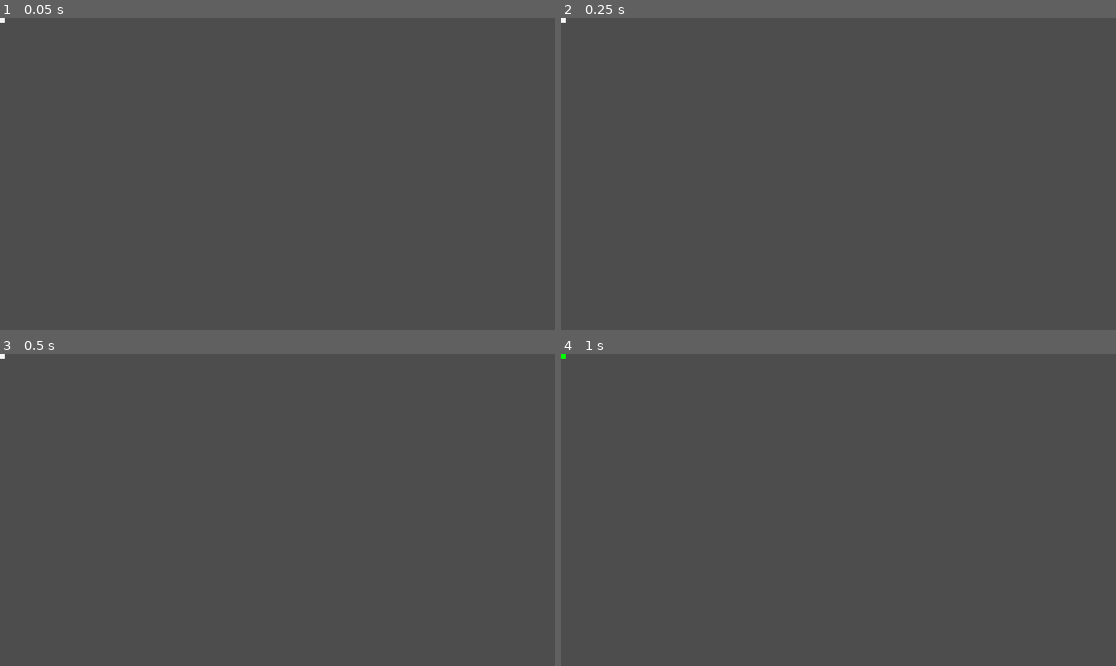
Above: before the commit, frames 1-4 (two rows, left to right).
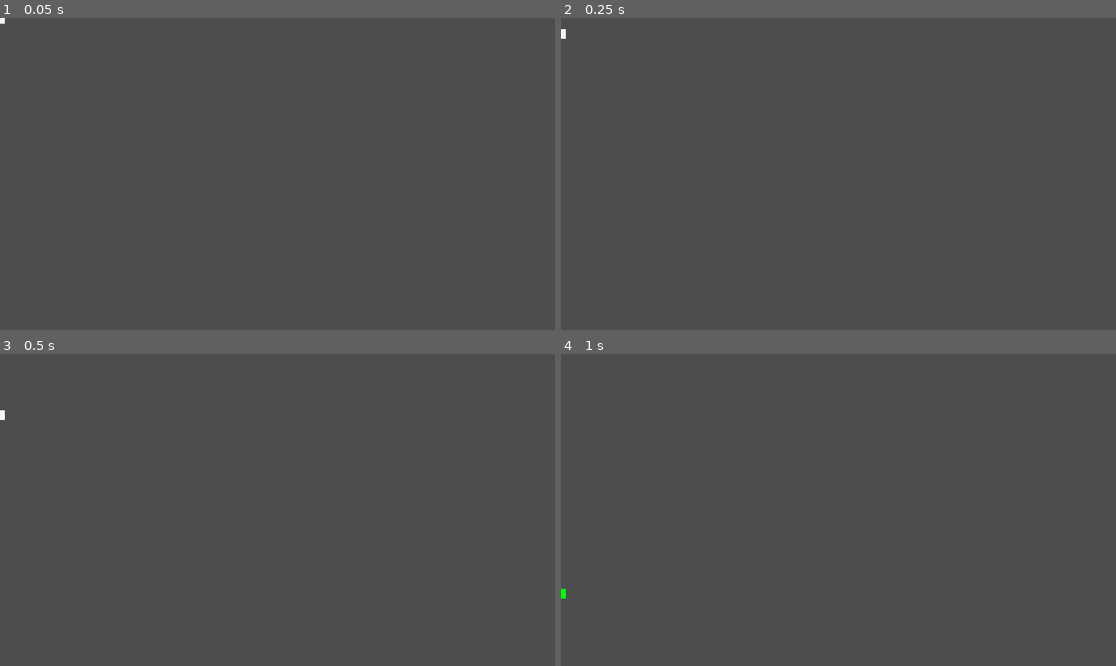
Above: after the commit, the same moments.

Repository: IllinaBurlace/Spell-Puzzle-Platformer
Game: Godot game, scene res://Scenes/player.tscn
The game is run twice, just before and just after one commit, with the same random seed, the same clock (stepped at 60 frames per second) and the same inputs. The project has no main scene, so this scene is started directly.
Inputs:
- Up to frame 1 (0.05 s): no input
- Up to frame 2 (0.25 s): no input
- Up to frame 3 (0.5 s): no input
- Up to frame 4 (1 s): tap Enter at 0.5 s; hold D (right) from 0.53 s (still down); tap E (cast) at 0.6 s; tap Space (jump) at 0.77 s

The runs differ from the first frame. In frame 1, less than 0.1% of the frame differs, in the area x 0-1%, y 1-3%; in frame 2, less than 0.1%, in the area x 0-1%, y 0-7%; in frame 3, less than 0.1%; in frame 4, less than 0.1%.

Commit message:
Added gravity to player

Diff:
--- a/Scripts/Player/player.gd
+++ b/Scripts/Player/player.gd
@@ -2,6 +2,8 @@
 extends CharacterBody2D
 
 var states: Array[State]
+
+var gravity: float = ProjectSettings.get_setting("physics/2d/default_gravity")
 
 @onready
 var current_state: State = $States/Idle
@@ -21,6 +23,10 @@
 func _physics_process(delta: float) -> void:
 	current_state.process_phys(delta)
 
+	if !is_on_floor():
+		velocity.y += gravity * delta
+	move_and_slide()
+
 func state_machine() -> void:
 	var new_state = current_state.process_state()
 	if new_state:
